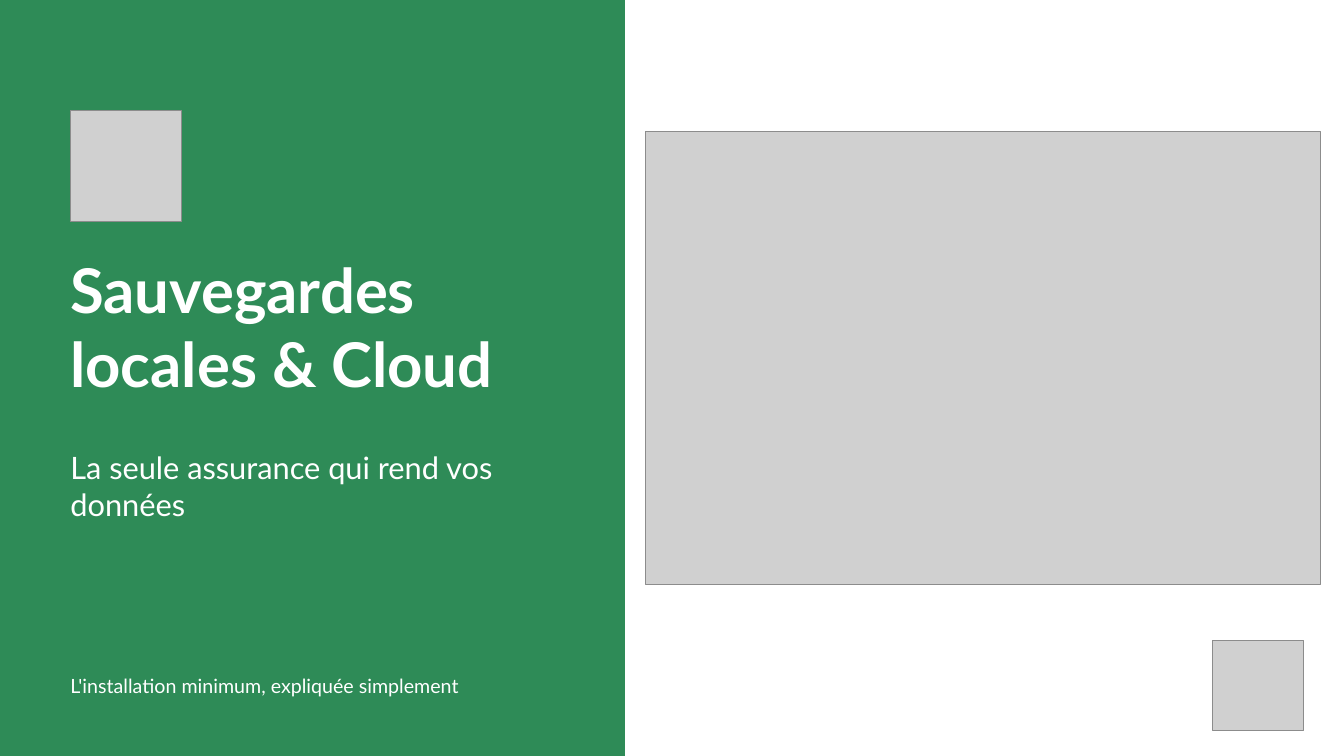
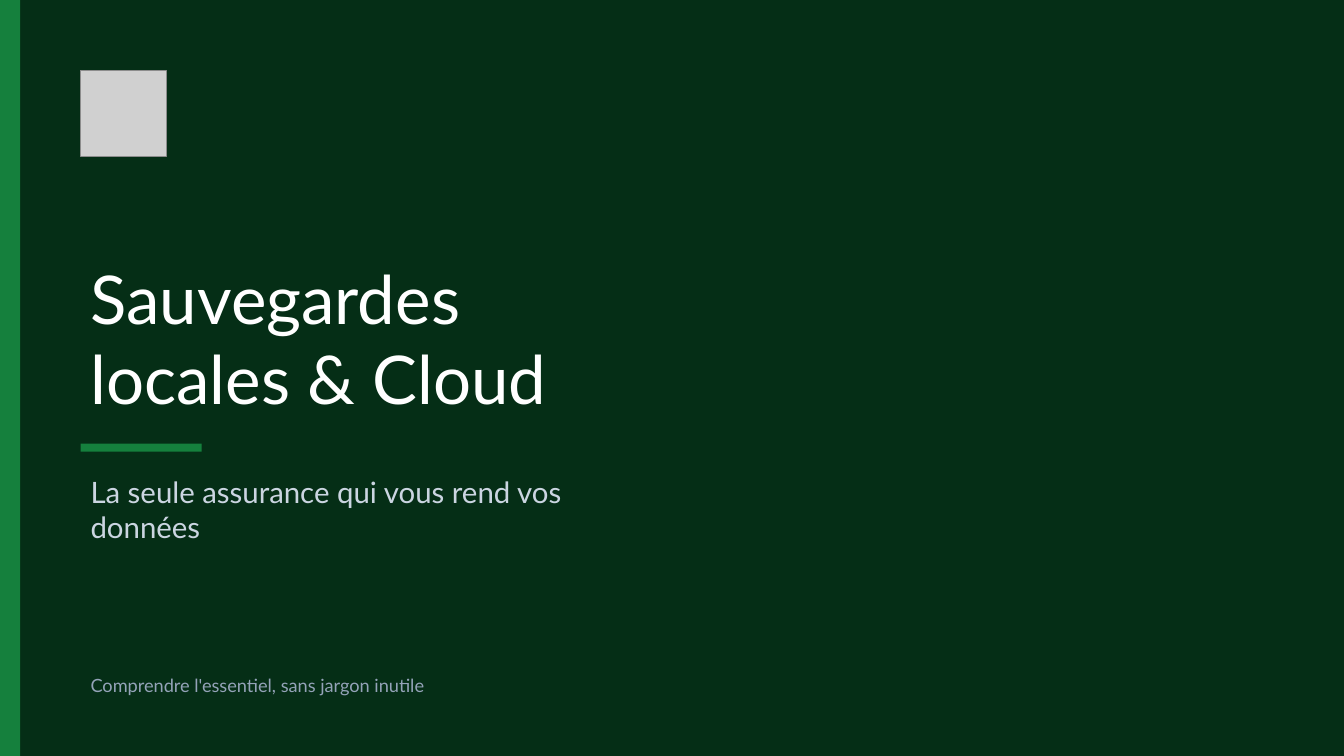
Before and after one commit to brunoflorin/absolute-devices, a slide deck: slide 1 of frontend/public/diaporamas/sauvegardes.pptx. Drawn at 1344x756 pixels with LibreOffice and Linux fonts; fonts in the diff are those of the drawing; grey boxes stand for pictures; background and template pictures are left out. Boxes give left, top, right and bottom in pixels: in the first picture for what was removed or moved away, otherwise in the second. Text is boxed around its words. In the diff, an @@ line names an element or a change of style, - is before the commit and + after.

```diff
--- a/frontend/public/diaporamas/sauvegardes.pptx
+++ b/frontend/public/diaporamas/sauvegardes.pptx
@@ background #FFFFFF to picture (left out) @@
@@ rectangle: place and size @@
-rectangle at bbox=[0, 0, 625, 756]
+rectangle at bbox=[0, 0, 726, 756]
@@ rectangle at bbox=[0, 0, 726, 756]: fill #2E8B57 to #052E16 at 88% opacity @@
@@ rectangle added at bbox=[0, 0, 20, 756], fill #15803D @@
@@ picture: place and size @@
-picture at bbox=[1213, 640, 1304, 731]
+picture at bbox=[81, 71, 166, 156]
@@ picture removed at bbox=[71, 111, 181, 222] @@
@@ picture removed at bbox=[645, 131, 1321, 585] @@
@@ text "Sauvegardes locales & Cloud": place and size @@
-text "Sauvegardes locales & Cloud" at bbox=[70, 267, 493, 388]
+text "Sauvegardes locales & Cloud" at bbox=[91, 274, 547, 405]
@@ text "Sauvegardes locales & Cloud" at bbox=[91, 274, 547, 405]: size 44 to 48 pt, bold off; vertical alignment top to bottom @@
@@ rectangle added at bbox=[81, 444, 202, 452], fill #15803D @@
@@ text at bbox=[91, 481, 561, 539]: text changed; size 22 to 21 pt; text colour #FFFFFF to #CBD5E1 @@
-La seule assurance qui rend vos données
+La seule assurance qui vous rend vos données
@@ text removed at bbox=[70, 678, 459, 697] @@
-L'installation minimum, expliquée simplement
@@ text added at bbox=[91, 678, 424, 696], 13 pt, text #94A3B8 @@
+Comprendre l'essentiel, sans jargon inutile
```
Also in this commit, not shown: 3 other slides changed, 4 slides added, 3 slides removed, 25 other files.
